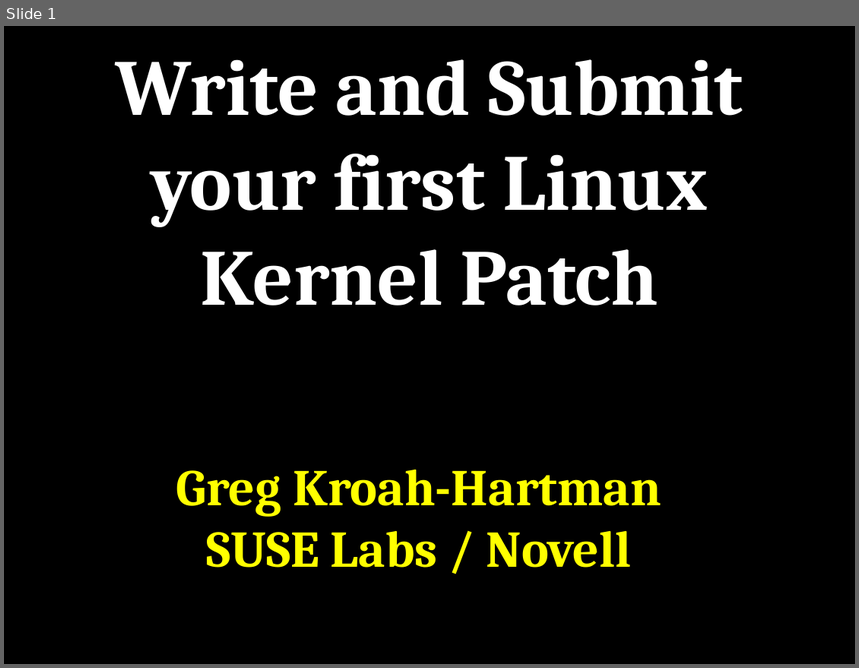
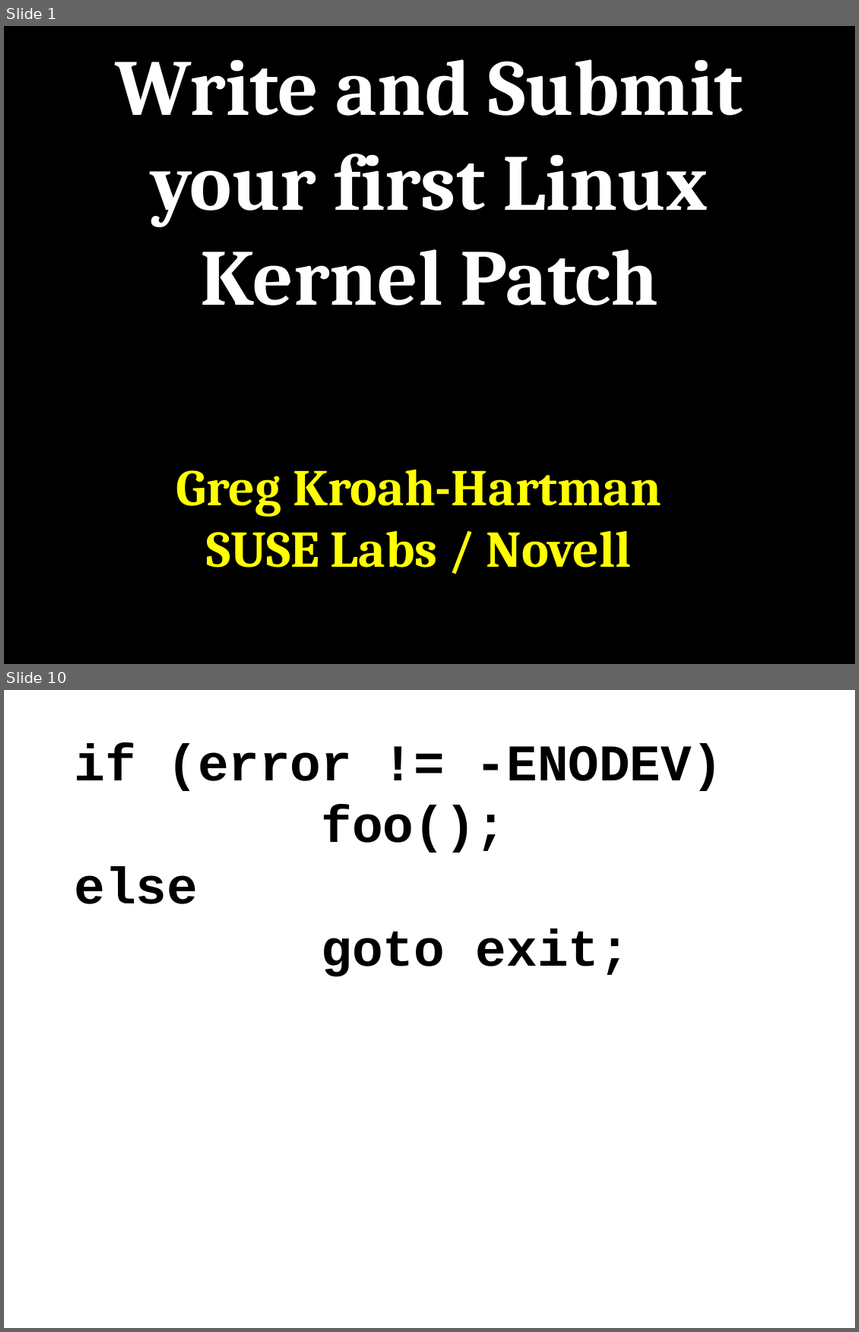
Before and after one commit to gregkh/kernel-tutorial, a slide deck: kernel_patch_tutorial.odp. Shown one above the other, each under a label of ours: slide 1 before the commit, slides 1 and 10 after it; the slides between them are not shown. The pictures are 859x668 and 859x1332 pixels, drawn with LibreOffice and Linux fonts; fonts in the diff are those of the drawing. Boxes give left, top, right and bottom in pixels: in the first picture for what was removed or moved away, otherwise in the second. Text is boxed around its words. In the diff, an @@ line names an element or a change of style, - is before the commit and + after.

```diff
--- a/kernel_patch_tutorial.odp
+++ b/kernel_patch_tutorial.odp
@@ slide 10 added at [4,690,855,1328], background #FFFFFF @@
@@ text added at [75,743,723,977], 48 pt, text #000000, bold @@
+if (error != -ENODEV)
+foo();
+else
+goto exit;
```
Also in this commit, not shown: 9 other slides added, 3 slides removed, 1 other file.
